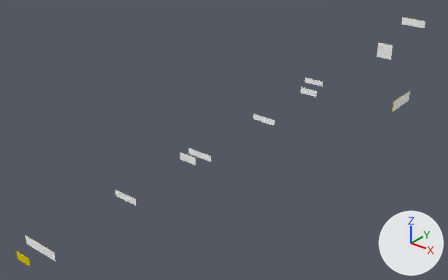
The Blender file models/vrLabsModel/indicadores.blend as it was, and as the next commit left it.
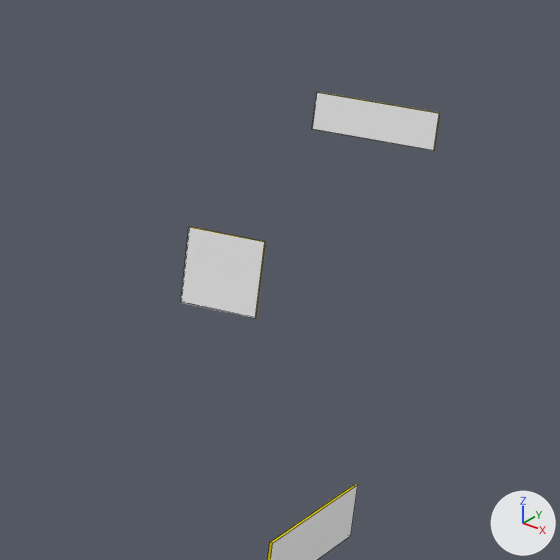
Each version appears first whole from a camera (50 mm lens) standing at (5.14, -10.19, 5.7) and looking at (-1.61, -1.76, 0.48), and next in a close-up on the part from 77% to 100% of the width and 0% to 38% of the height. Arrows for +X, +Y and +Z are at lower right; the lights stay in place. The close-ups show mesh edges as thin lines.

The scene before the commit, as lines of its bpy script (objects in view):
```python
me_cube_013 = bpy.data.meshes.new('Cube.013')
me_cube_013.from_pydata(...)  # 8 vertices, 6 faces; spans x -0.137..0.511, y -0.005..0.005, z 0.036..0.226
# faces by material slot: [4, 2]
me_cube_013.materials.append(mat_indicadoresmat)  # yellow #e7cd00
me_cube_013.materials.append(mat_indicadoresmatblanc)  # its picture is missing
me_cube_015 = bpy.data.meshes.new('Cube.015')
me_cube_015.from_pydata(...)  # 16 vertices, 12 faces; spans x -6.82..0.73, y -0.01..1.7, z 0.04..0.24
# faces by material slot: [8, 4]
me_cube_015.materials.append(mat_indicadoresmat)  # yellow #e7cd00
me_cube_015.materials.append(mat_indicadoresmatblanc)  # its picture is missing
me_cube_016 = bpy.data.meshes.new('Cube.016')
me_cube_016.from_pydata(...)  # 8 vertices, 6 faces; spans x -0.137..0.206, y -0.005..0.005, z -0.166..0.166
# faces by material slot: [4, 2]
me_cube_016.materials.append(mat_indicadoresmat)  # yellow #e7cd00
me_cube_016.materials.append(mat_indicadoresmatblanc)  # its picture is missing
ob_agora = bpy.data.objects.new('agora', me_cube_015)
ob_agora.location = (0.925, 0.099, 1.079)
ob_agora.rotation_euler = (0.0, 0.0, 1.571)  # degrees (0, 0, 90)
ob_main = bpy.data.objects.new('main', me_cube_016)
ob_main.location = (-0.432, 2.622, 1.391)
ob_main.rotation_euler = (0.0, 0.0, 3.142)  # degrees (0, 0, 180)
ob_radical = bpy.data.objects.new('radical', me_cube_013)
ob_radical.location = (-1.339, 5.827, 1.119)
```
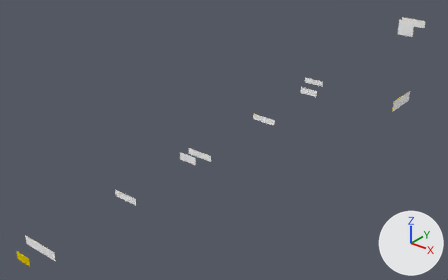
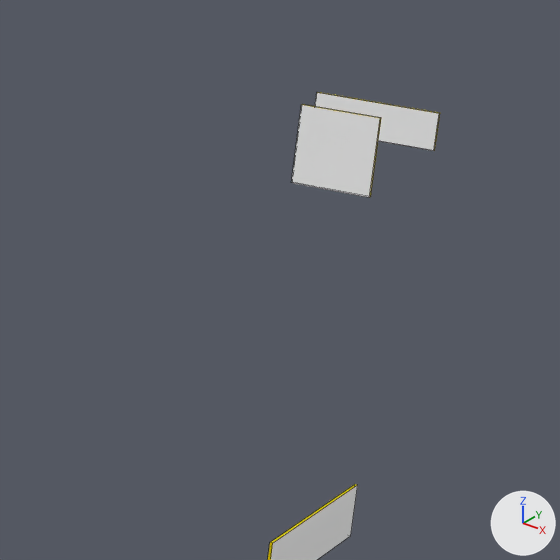
The edits, one by one:
Object 'main' (ob_main) moves from (-0.432, 2.622, 1.391) to (-0.081, 2.806, 1.94).

Where the change shows, as pixel boxes (x1, y1, x2, y2) in the close-ups (560 x 560 px):
'main', moved: before (181, 227, 266, 318); after (292, 104, 381, 198)
